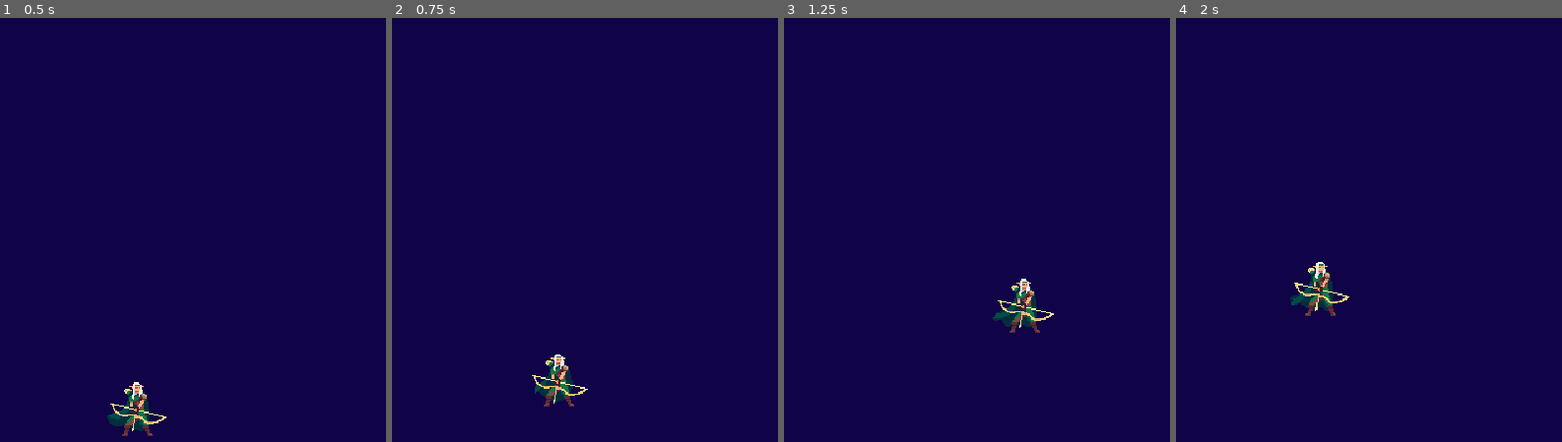
Above: before the commit, frames 1-4 (left to right).
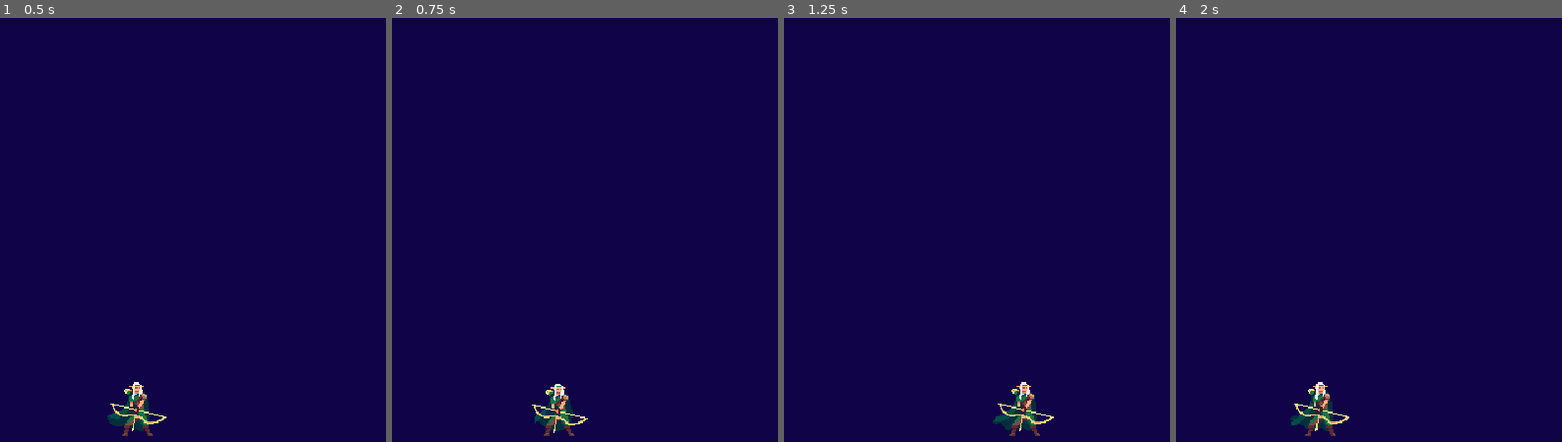
Above: after the commit, the same moments.

Repository: dcrespo3d/GGJ2023
Game: Godot game, scene res://EscenaMain.tscn
The game is run twice, just before and just after one commit, with the same random seed, the same clock (stepped at 60 frames per second) and the same inputs.
Inputs (mouse positions are in pixels of both pictures, inside the frame that each line leads up to):
- Up to frame 1 (0.5 s): no input
- Up to frame 2 (0.75 s): move the mouse to (677, 217) at 0.52 s; press the mouse at (677, 217) at 0.53 s; hold Right (ui_right) from 0.53 s (still down)
- Up to frame 3 (1.25 s): keep holding Right (ui_right)
- Up to frame 4 (2 s): move the mouse to (outside the picture) at 1.27 s; release Right (ui_right) at 1.28 s; release the mouse at (outside the picture) at 1.28 s; hold Left (ui_left) from 1.28 s (still down); click (outside the picture) at 1.35 s

Frame 1 is identical in both runs. In frame 2, 1.4% of the frame differs, in the area x 36-51%, y 79-99%; in frame 3, 1.7%; in frame 4, 1.7%, in the area x 29-45%, y 57-99%.

Commit message:
shoot

Diff:
--- a/Player.gd
+++ b/Player.gd
@@ -18,5 +18,3 @@
 		position.x -= walkspeed * delta
 	if Input.is_action_pressed("ui_right"):
 		position.x += walkspeed * delta
-	if Input.is_action_pressed("shoot"):
-		position.y -= walkspeed * delta
